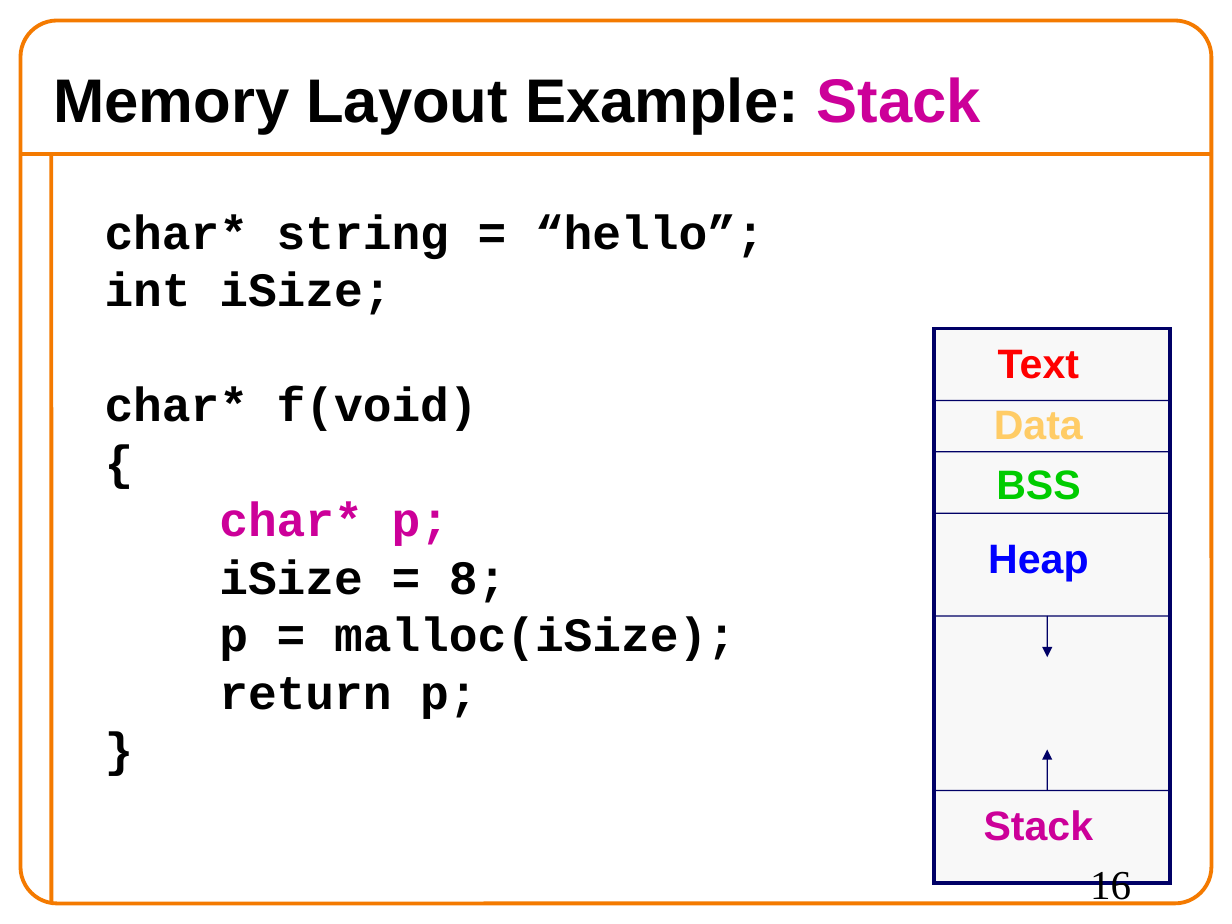
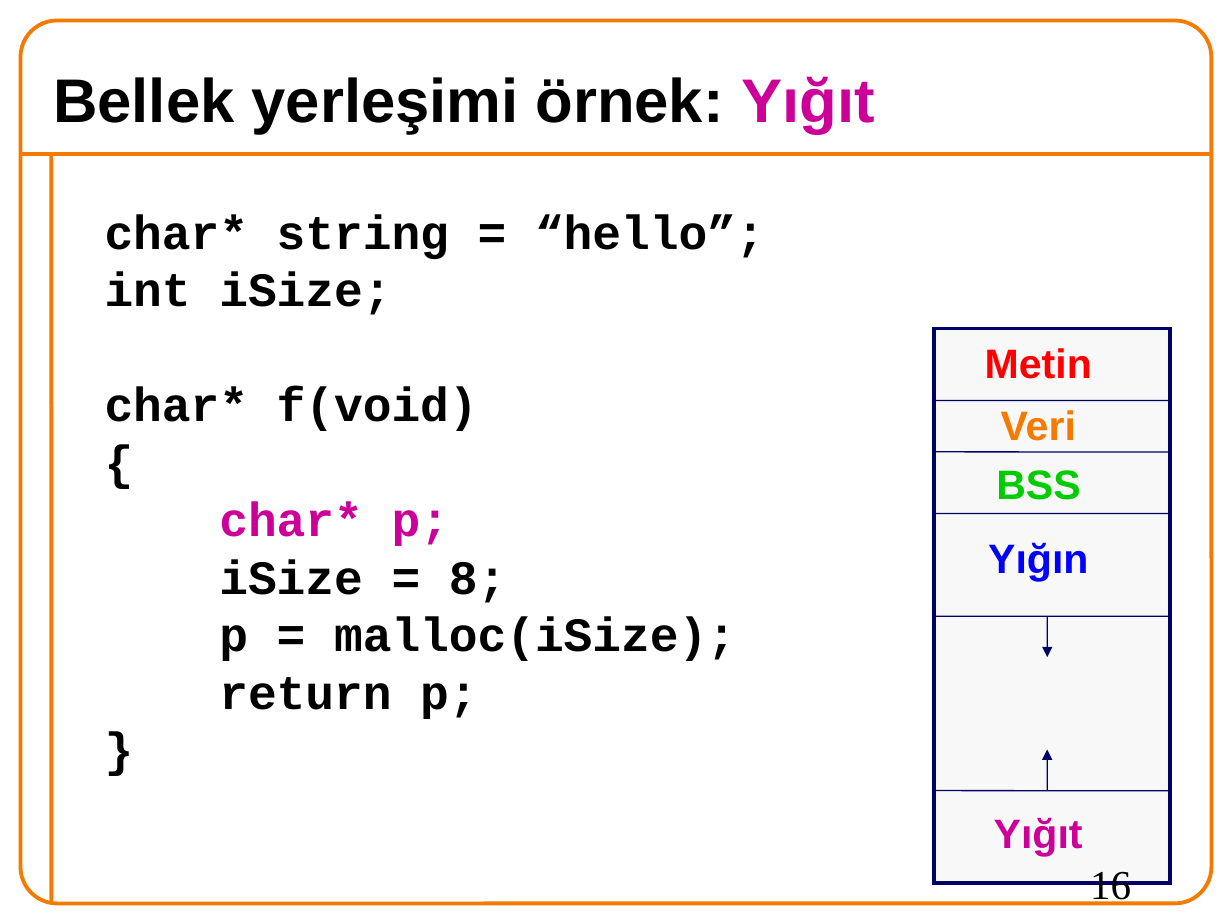
Before and after one commit to 19ceng/ceng201pro, a slide deck: slide 16 of 06memAll.odp. Drawn at 1232x924 pixels with LibreOffice and Linux fonts; fonts in the diff are those of the drawing; background and template pictures are left out. Boxes give left, top, right and bottom in pixels: in the first picture for what was removed or moved away, otherwise in the second. Text is boxed around its words. In the diff, an @@ line names an element or a change of style, - is before the commit and + after.

```diff
--- a/06memAll.odp
+++ b/06memAll.odp
@@ title at [53, 76, 874, 133]: text changed @@
-Memory Layout Example: Stack
+Bellek yerleşimi örnek: Yığıt
@@ text added at [985, 348, 1092, 379], 24 pt, text #FF0000, bold @@
+Metin
@@ text removed at [998, 349, 1079, 379] @@
-Text
@@ text at [1001, 410, 1076, 441]: text changed; text colour #FFCC66 to #F47A00 @@
-Data
+Veri
@@ text at [988, 542, 1088, 581]: text changed @@
-Heap
+Yığın
@@ text removed at [984, 810, 1094, 841] @@
-Stack
@@ text added at [994, 817, 1083, 856], 24 pt, text #CC0099, bold @@
+Yığıt
```
Also in this commit, not shown: 27 other slides changed, 12 slides added, 12 slides removed.
